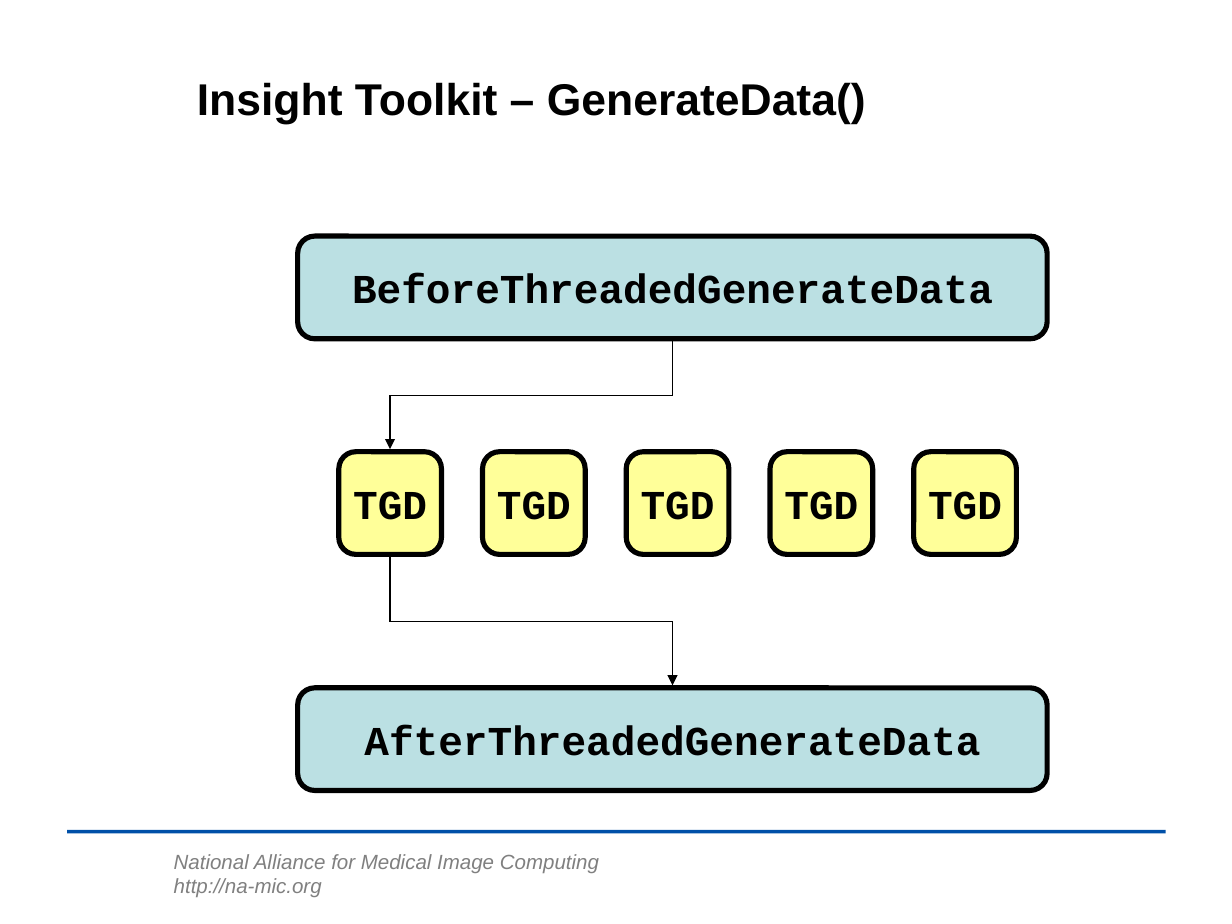
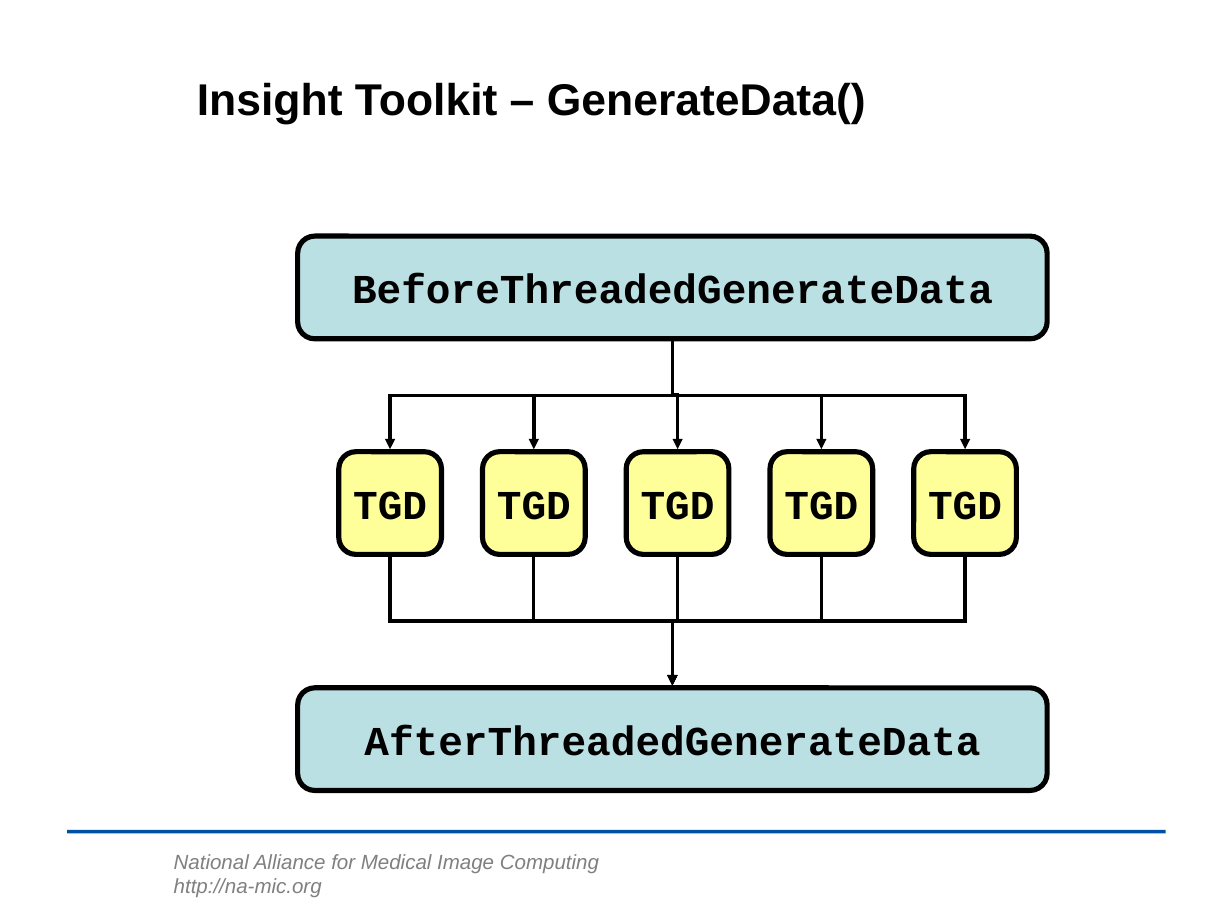
Before and after one commit to lheckemann/namic-sandbox, a slide deck: slide 28 of ITKAdvancedCourse/doc/presentations/Insight-MultiThreading.ppt. Drawn at 1232x924 pixels with LibreOffice and Linux fonts; fonts in the diff are those of the drawing; background and template pictures are left out. Boxes give left, top, right and bottom in pixels: in the first picture for what was removed or moved away, otherwise in the second. Text is boxed around its words. In the diff, an @@ line names an element or a change of style, - is before the commit and + after.

```diff
--- a/ITKAdvancedCourse/doc/presentations/Insight-MultiThreading.ppt
+++ b/ITKAdvancedCourse/doc/presentations/Insight-MultiThreading.ppt
@@ elbow arrow (673, 341) - (391, 450): stroke #000000 0.74 pt to #000000 2.01 pt @@
@@ elbow arrow added from (673, 341) to (533, 450), #000000 2.01 pt @@
@@ elbow arrow added from (673, 341) to (678, 450), #000000 2.01 pt @@
@@ elbow arrow added from (673, 341) to (822, 450), #000000 2.01 pt @@
@@ elbow arrow added from (673, 341) to (965, 450), #000000 2.01 pt @@
@@ elbow arrow (391, 557) - (673, 685): stroke #000000 0.74 pt to #000000 2.01 pt @@
@@ elbow arrow added from (533, 557) to (673, 685), #000000 2.01 pt @@
@@ elbow arrow added from (678, 557) to (673, 685), #000000 2.01 pt @@
@@ elbow arrow added from (822, 557) to (673, 685), #000000 2.01 pt @@
@@ elbow arrow added from (965, 557) to (673, 685), #000000 2.01 pt @@
```
Also in this commit, not shown: 2 other files.
